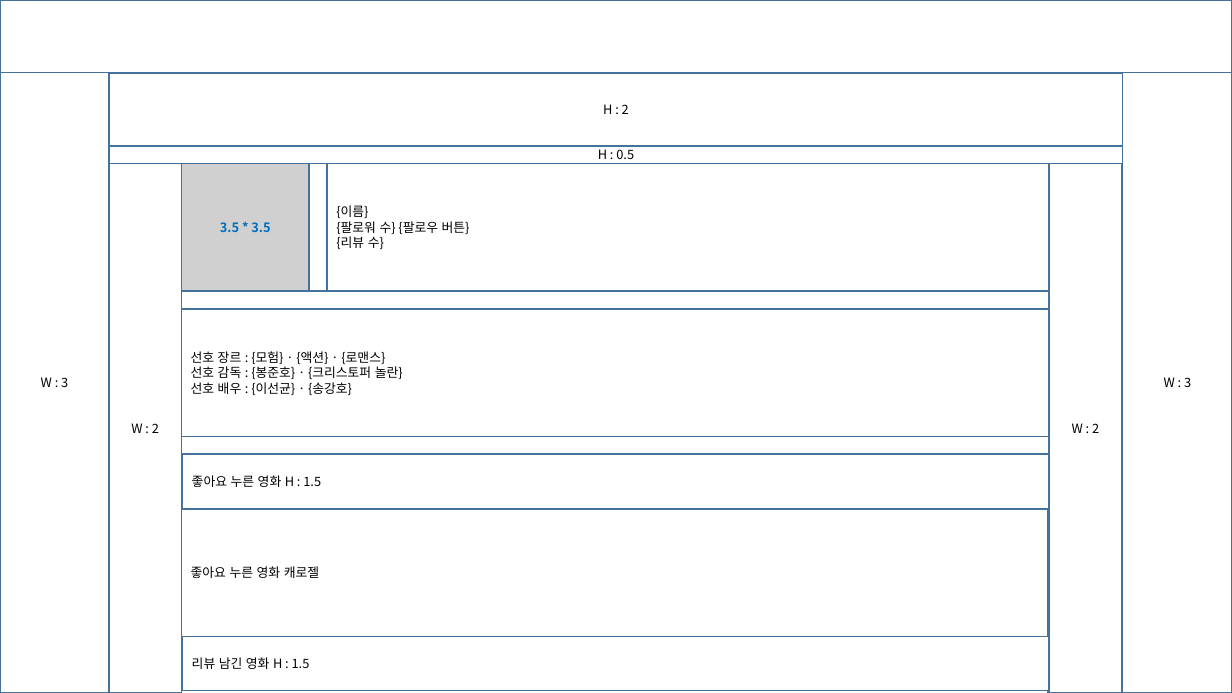
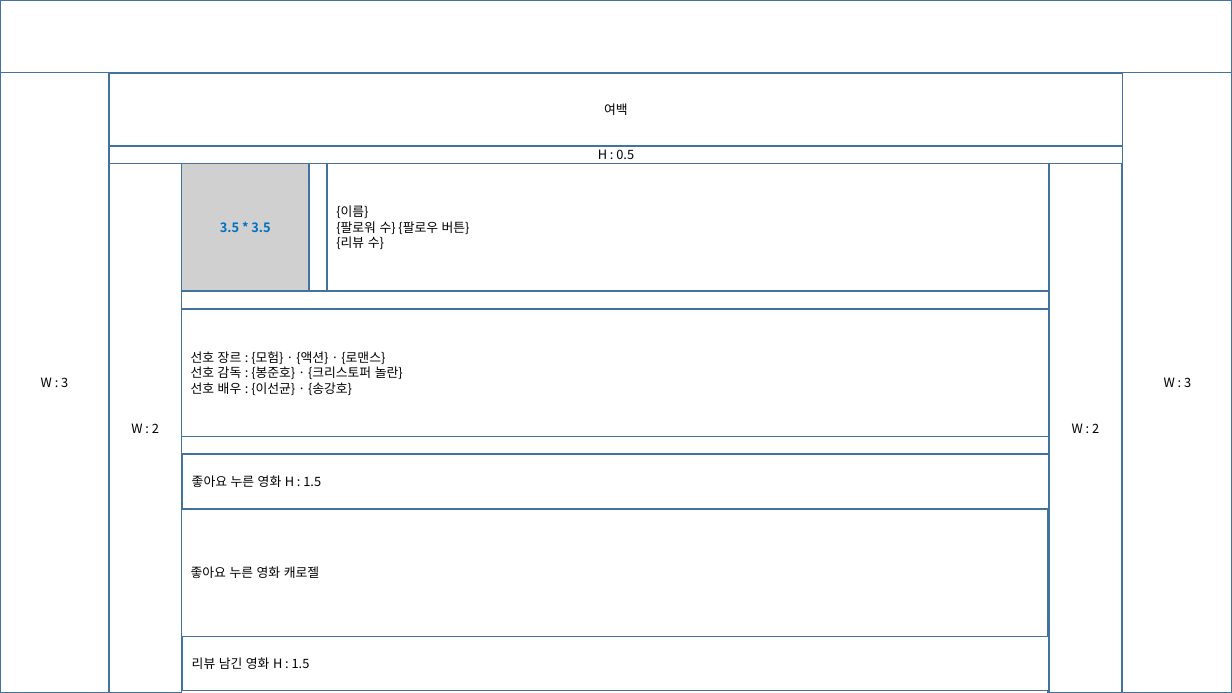
Before and after one commit to HyunseokCheong/Move, a slide deck: slide 1 of ppt/userDetail.pptx. Drawn at 1232x693 pixels with LibreOffice and Linux fonts; fonts in the diff are those of the drawing; grey boxes stand for pictures. Boxes give left, top, right and bottom in pixels: in the first picture for what was removed or moved away, otherwise in the second. Text is boxed around its words. In the diff, an @@ line names an element or a change of style, - is before the commit and + after.

```diff
--- a/ppt/userDetail.pptx
+++ b/ppt/userDetail.pptx
@@ text in rectangle at [604, 103, 628, 115]: text changed @@
-H : 2
+여백
```
Also in this commit, not shown: 3 other files.
